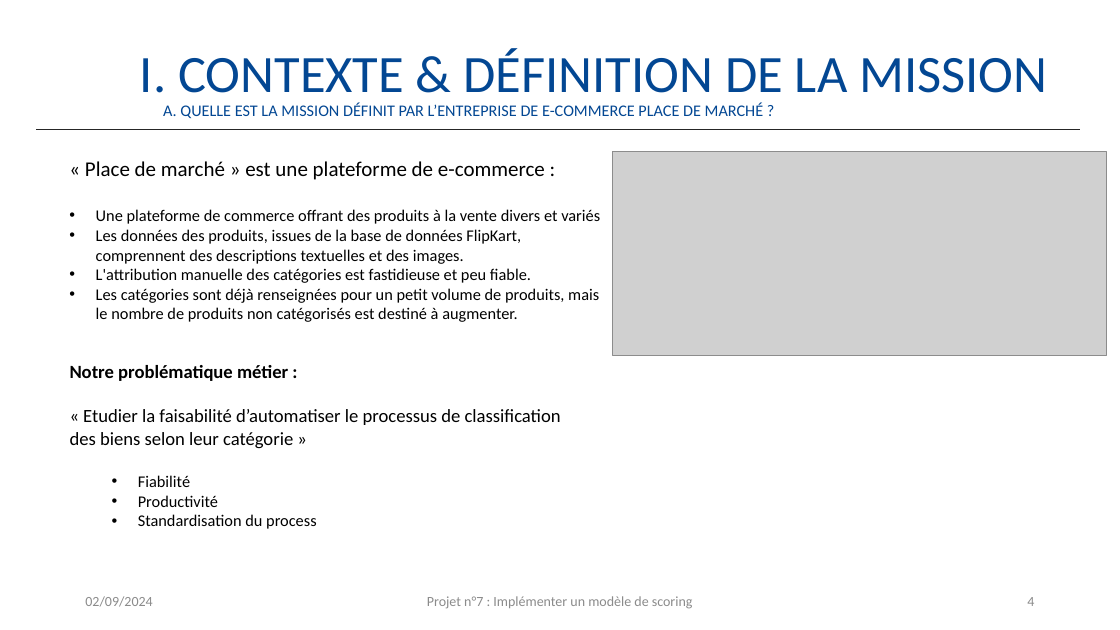
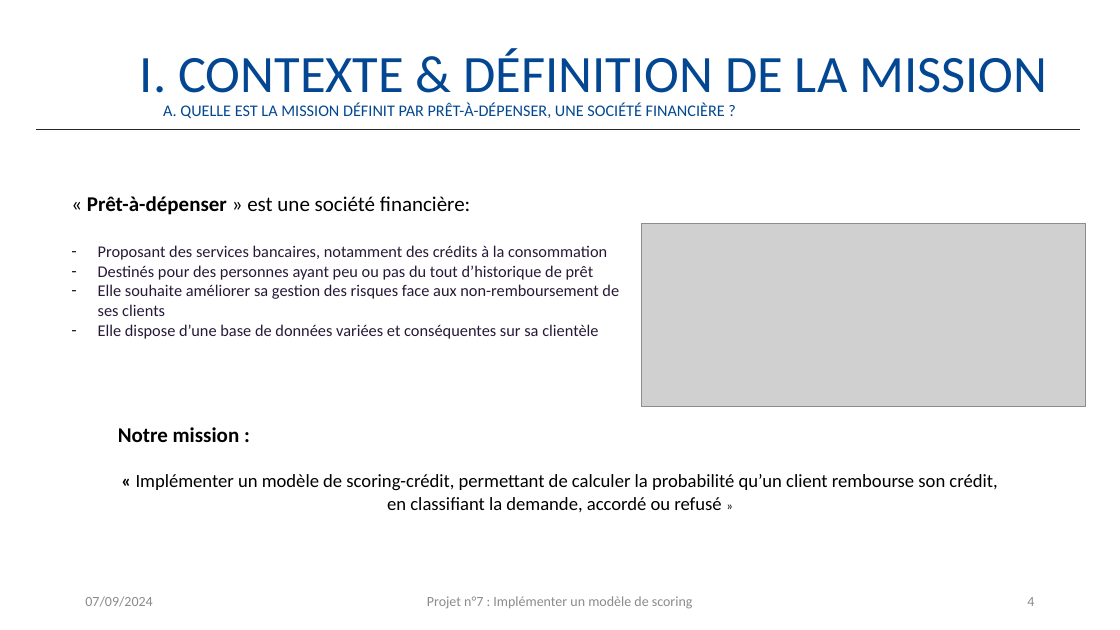
Before and after one commit to JustinVqr/P7_ScoringModel, a slide deck: slide 4 of présentation/Vacquerie_Justin_4_présentation_092024.pptx. Drawn at 1120x630 pixels with LibreOffice and Linux fonts; fonts in the diff are those of the drawing; grey boxes stand for pictures. Boxes give left, top, right and bottom in pixels: in the first picture for what was removed or moved away, otherwise in the second. Text is boxed around its words. In the diff, an @@ line names an element or a change of style, - is before the commit and + after.

```diff
--- a/présentation/Vacquerie_Justin_4_présentation_092024.pptx
+++ b/présentation/Vacquerie_Justin_4_présentation_092024.pptx
@@ text at [163,103,725,118]: text changed @@
-A. QUELLE EST LA MISSION DÉFINIT PAR L’ENTREPRISE DE E-COMMERCE PLACE DE MARCHÉ ?
+A. QUELLE EST LA MISSION DÉFINIT PAR PRÊT-À-DÉPENSER, UNE SOCIÉTÉ FINANCIÈRE ?
@@ text at [87,196,619,339]: text changed; text colour #000000 to #271A38 @@
-« Place de marché » est une plateforme de e-commerce :
-• Une plateforme de commerce offrant des produits à la vente divers et variés
-• Les données des produits, issues de la base de données FlipKart, comprennent des descriptions textuelles et des images.
-• L'attribution manuelle des catégories est fastidieuse et peu fiable.
-• Les catégories sont déjà renseignées pour un petit volume de produits, mais le nombre de produits non catégorisés est destiné à augmenter.
+« Prêt-à-dépenser » est une société financière:
+– Proposant des services bancaires, notamment des crédits à la consommation
+– Destinés pour des personnes ayant peu ou pas du tout d’historique de prêt
+– Elle souhaite améliorer sa gestion des risques face aux non-remboursement de ses clients
+– Elle dispose d’une base de données variées et conséquentes sur sa clientèle
@@ picture: place and size @@
-picture at [613,151,1107,355]
+picture at [642,223,1086,408]
@@ text at [118,427,997,512]: text changed @@
-Notre problématique métier :
-« Etudier la faisabilité d’automatiser le processus de classification des biens selon leur catégorie »
-  • Fiabilité
-  • Productivité
-  • Standardisation du process
+Notre mission :
+« Implémenter un modèle de scoring-crédit, permettant de calculer la probabilité qu’un client rembourse son crédit, en classifiant la demande, accordé ou refusé »
@@ text at [85,596,152,607]: text changed @@
-02/09/2024
+07/09/2024
```
Also in this commit, not shown: 15 other slides changed, 11 slides added, 1 other file.
